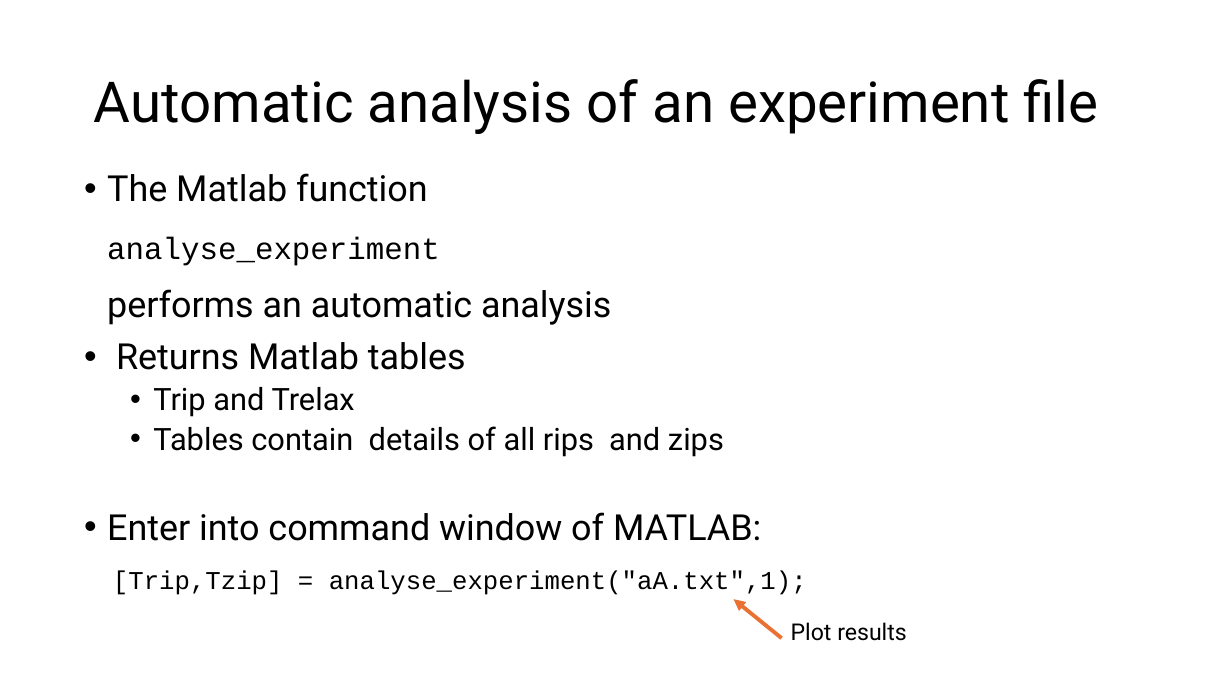
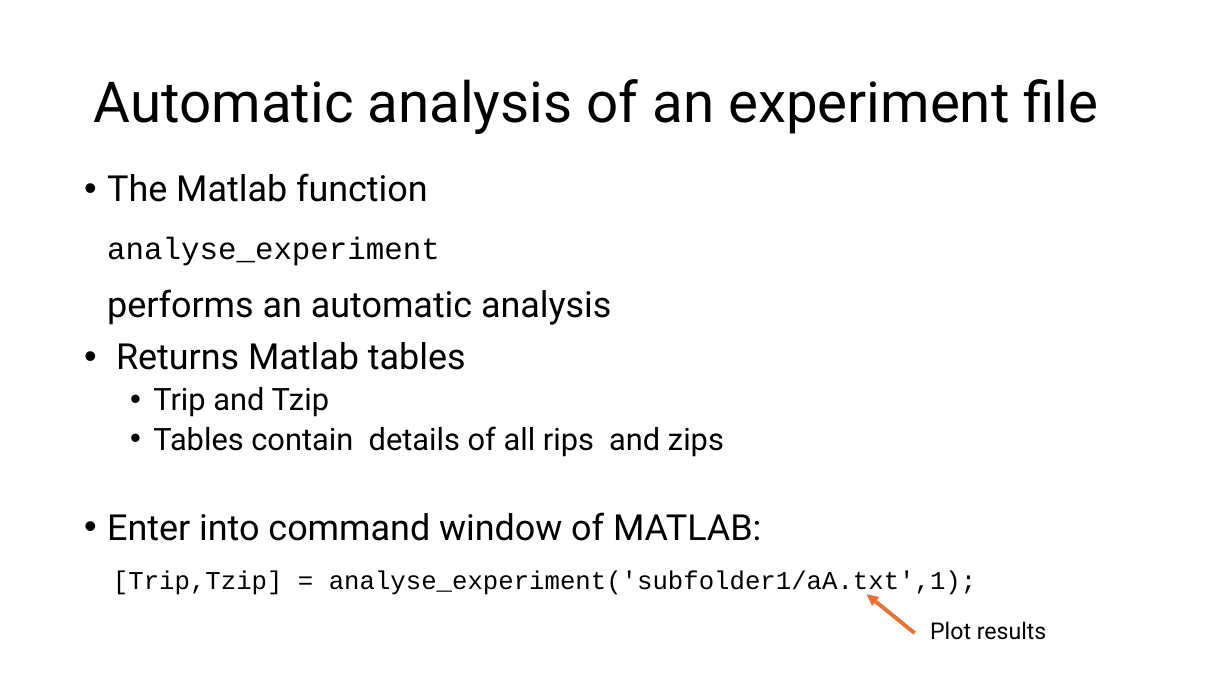
Before and after one commit to are-mj/OpticalTweezers, a slide deck: slide 24 of Summer school 2024/Analysis of protein stretching experiments.pptx. Drawn at 1232x693 pixels with LibreOffice and Linux fonts; fonts in the diff are those of the drawing. Boxes give left, top, right and bottom in pixels: in the first picture for what was removed or moved away, otherwise in the second. Text is boxed around its words. In the diff, an @@ line names an element or a change of style, - is before the commit and + after.

```diff
--- a/Summer school 2024/Analysis of protein stretching experiments.pptx
+++ b/Summer school 2024/Analysis of protein stretching experiments.pptx
@@ text at [153,387,330,417]: text changed @@
-  • Trip and Trelax
+  • Trip and Tzip
@@ text at [113,570,976,597]: text changed @@
-[Trip,Tzip] = analyse_experiment("aA.txt",1);
+[Trip,Tzip] = analyse_experiment('subfolder1/aA.txt',1);
@@ arrow moved from (782, 639) - (734, 600) to (915, 633) - (867, 594) @@
@@ text "Plot results": place and size @@
-text "Plot results" at [791,622,907,641]
+text "Plot results" at [930,621,1047,640]
```
Also in this commit, not shown: 5 other slides changed, 2 slides added, 2 other files.
